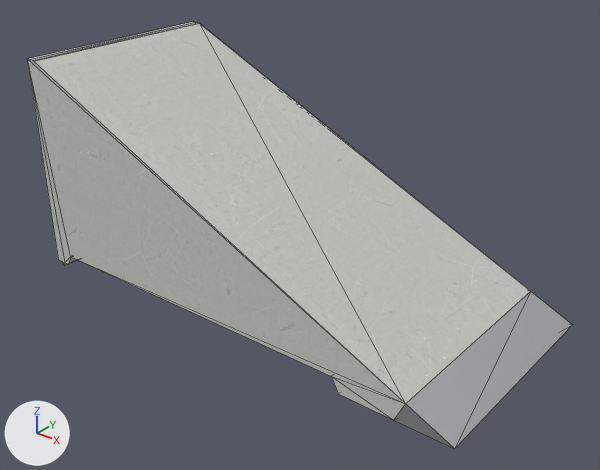
The glTF model public/katalog/modelle/bank-125.gltf as it was, and as the next commit left it.
The view is the same before and after, from a 50 mm camera at (2.57, -3.18, 2.33) aimed at (0.08, -0.07, 0.4). Every picture has the same lights, and +X, +Y and +Z are marked at lower left. The older version comes first. Mesh edges are drawn as thin lines. Vertices at exactly the same position are counted once.

In view in the first picture: 'SK1160_Bank_125.001'.
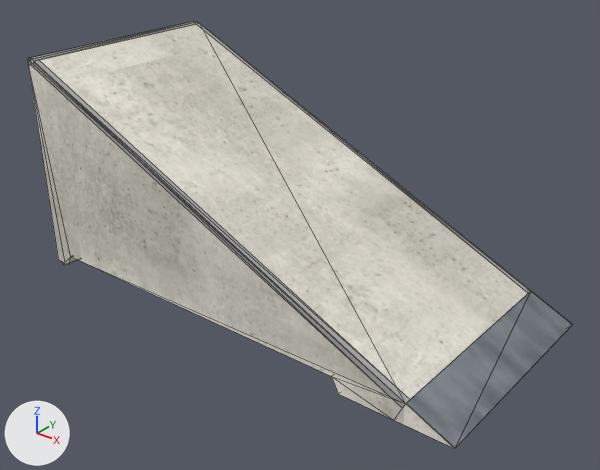
What differs and where, as boxes (x1, y1, x2, y2) in the pictures (600 x 470 px):
'SK1160_Bank_125.001', reshaped: before (28, 22, 572, 449); after (27, 21, 573, 449)
part 1 of me_sk1160_bank_125_001, added: after (27, 21, 195, 66)
part 2 of me_sk1160_bank_125_001, built on: before (62, 257, 455, 449); after (33, 23, 573, 449)
part 3 of me_sk1160_bank_125_001, recoloured: (28, 22, 528, 399) in both
part 4 of me_sk1160_bank_125_001, recoloured: before (406, 291, 572, 448)

The edits, one by one:
Picture 'bank-125_farbe' (img_bank_125_farbe) is new.
Picture 'bank-125_normal' (img_bank_125_normal) is new.
Material 'Kantenwinkel_web.017' (mat_kantenwinkel_web_017) is new.
Uses the picture img_bank_125_farbe.
Uses the picture img_bank_125_normal.
Material 'Stahl_web.022' (mat_stahl_web_022) is new.
Uses the picture img_bank_125_farbe.
Uses the picture img_bank_125_normal.
Material 'Beton_web.028' (mat_beton_web_028) is new.
Uses the picture img_bank_125_farbe.
Uses the picture img_bank_125_normal.
me_sk1160_bank_125_001 is used by ob_sk1160_bank_125_001; location (0.0, 0.0, 0.0).
me_sk1160_bank_125_001 had 34 vertices, 66 faces and spanned x -1.36..1.36, y -0.63..0.63, z 0.0..1.23.
me_sk1160_bank_125_001 now has 118 vertices, 204 faces and spans x -1.36..1.36, y -0.63..0.63, z 0.0..1.23.
me_sk1160_bank_125_001 part 1: a new loose piece of 14 vertices spanning x -1.36..-1.32, y -0.63..0.63, z 1.2..1.23, in mat_kantenwinkel_web_017.
Part 2, on me_sk1160_bank_125_001:
35 faces are deleted.
70 vertices are added at x -1.33..1.36, y -0.63..0.63, z 0.0..1.23.
147 new faces join them, mat_beton_web_028.
6 new faces join them, mat_stahl_web_022.
8 new faces join them, mat_kantenwinkel_web_017.
me_sk1160_bank_125_001 part 3: 31 faces spanning x -1.36..1.11, y -0.63..0.63, z 0.0..1.23 switch from mat_beton to mat_beton_web_028.
me_sk1160_bank_125_001 part 4: 2 faces spanning x 1.11..1.36, y -0.63..0.63, z 0.0..0.11 switch from mat_stahl (white #e1e2e5) to mat_stahl_web_022.
me_sk1160_bank_125_001 gains material mat_kantenwinkel_web_017.
